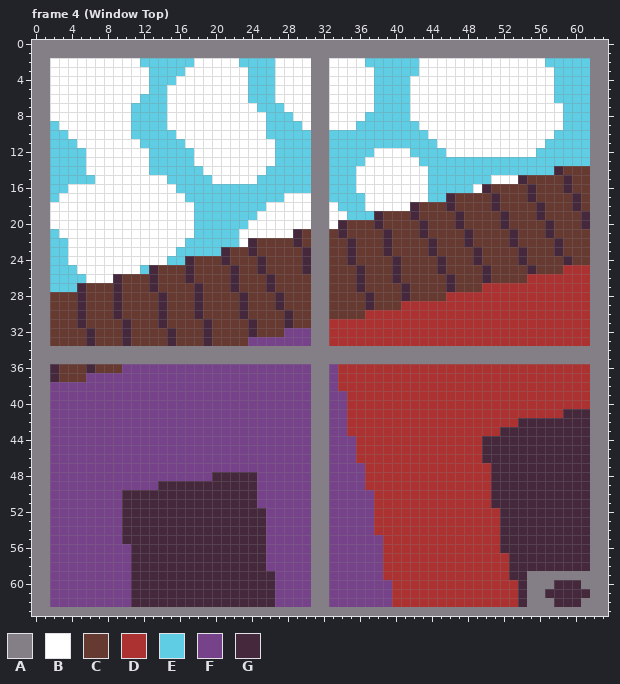
A pixel-art file gets an edit: gfx/objects.aseprite. The picture above is the old version.
64x64 pixels, 5 frames. Colours within 5 levels of each other are drawn and written as one. Shown: frame 4 (Window Top). The commit also changed other frames, which this record leaves out.
Palette (. is transparent): A #847e87  B #ffffff  C #663931  D #ac3232  E #5fcde4  F #76428a  G #45283c
And afterwards:
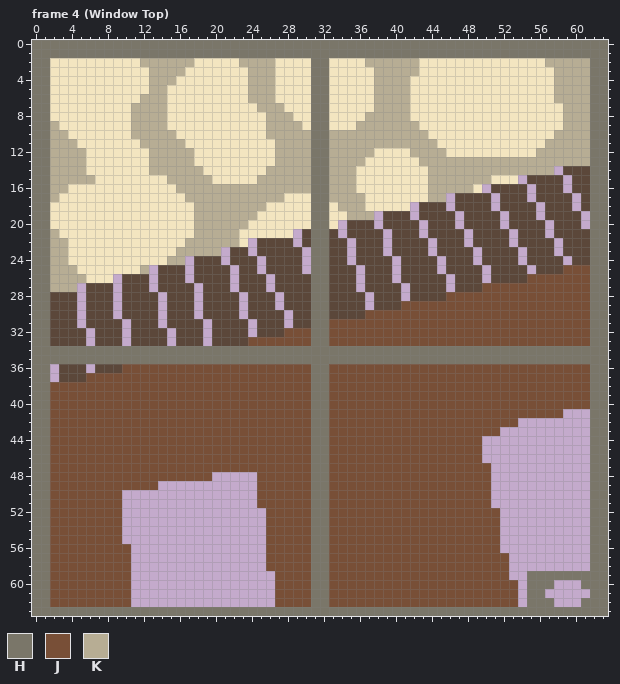
Colours new in this view: H #7a7669  J #784f37  K #b7ad94
What changed:
colour B: #ffffff -> #f3e5c0
colour C: #663931 -> #5b473a
Changed rows in their new state; - is a pixel that keeps its letter.
Frame 4 (Window Top):
first column x 0:
 0 HHHHHHHHHHHHHHHHHHHHHHHHHHHHHHHHHHHHHHHHHHHHHHHHHHHHHHHHHHHHHHHH
 1 HHHHHHHHHHHHHHHHHHHHHHHHHHHHHHHHHHHHHHHHHHHHHHHHHHHHHHHHHHHHHHHH
 2 HH----------KKKKKK-----KKKK----HH----KKKKKK--------------KKKKKHH
 3 HH-----------KKKK-------KKK----HH-----KKKKK---------------KKKKHH
 4 HH-----------KKK--------KKK----HH-----KKKK----------------KKKKHH
 5 HH-----------KK---------KKK----HH-----KKKK----------------KKKKHH
 6 HH----------KKK---------KKK----HH-----KKKK----------------KKKKHH
 7 HH---------KKKK----------KKK---HH-----KKKK-----------------KKKHH
 8 HH---------KKKK-----------KKK--HH----KKKKK-----------------KKKHH
 9 HHK--------KKKK-----------KKKK-HH---KKKKKKK----------------KKKHH
10 HHKK-------KKKKK----------KKKKKHHKKKKKKKKKKK--------------KKKKHH
11 HHKKK-------KKKKK----------KKKKHHKKKKKKKKKKKK------------KKKKKHH
12 HHKKKK-------KKKKK---------KKKKHHKKKKK----KKKK----------KKKKKKHH
13 HHKKKK-------KKKKK---------KKKKHHKKKK------KKKKKKKKKKKKKKKKKKKHH
14 HHKKKK-------KKKKKK-------KKKKKHHKKK--------KKKKKKKKKKKKKK.---HH
15 HHKKKKK--------KKKKK-----KKKKKKHHKKK--------KKKKKKK---.----.--HH
16 HHKK------------KKKKKKKKKKKKKKKHHKKK--------KKKKK-.----.---.--HH
17 HHK--------------KKKKKKKKKKK---HHKKKK-------KK.----.---.----.-HH
18 HH----------------KKKKKKKK-----HH-KKK-----.---.----.----.---.-HH
19 HH----------------KKKKKKK------HH--KKK.---.----.----.---.----.HH
20 HH----------------KKKKKK-------HH-.---.----.---.----.----.---.HH
21 HHK---------------KKKKK------.-HH-.----.---.----.----.---.----HH
22 HHKK-------------KKKKKK-.----.-HH--.---.----.---.----.----.---HH
23 HHKK------------KKKKK.--.-----.HH--.---.----.----.----.---.---HH
24 HHKK-----------KK.---.---.----.HH--.----.----.---.----.----.--HH
25 HHKKK-------K.---.----.--.----.HH---.---.----.----.----.---JJJHH
26 HHKKKK---.---.---.----.---.----HH---.---.-----.---.----JJJJJJJHH
27 HHKKK.---.---.----.---.---.----HH---.----.----.---JJJJJJJJJJJJHH
28 HH---.---.----.---.----.---.---HH----.---.----JJJJJJJJJJJJJJJJHH
29 HH---.---.----.---.----.---.---HH----.---JJJJJJJJJJJJJJJJJJJJJHH
30 HH---.---.----.---.----.----.--HH----JJJJJJJJJJJJJJJJJJJJJJJJJHH
31 HH---.----.---.----.----.---.--HHJJJJJJJJJJJJJJJJJJJJJJJJJJJJJHH
32 HH----.---.----.---.----.---JJJHHJJJJJJJJJJJJJJJJJJJJJJJJJJJJJHH
33 HH----.---.----.---.----JJJJJJJHHJJJJJJJJJJJJJJJJJJJJJJJJJJJJJHH
34 HHHHHHHHHHHHHHHHHHHHHHHHHHHHHHHHHHHHHHHHHHHHHHHHHHHHHHHHHHHHHHHH
35 HHHHHHHHHHHHHHHHHHHHHHHHHHHHHHHHHHHHHHHHHHHHHHHHHHHHHHHHHHHHHHHH
36 HH.---.---JJJJJJJJJJJJJJJJJJJJJHHJJJJJJJJJJJJJJJJJJJJJJJJJJJJJHH
37 HH.---JJJJJJJJJJJJJJJJJJJJJJJJJHHJJJJJJJJJJJJJJJJJJJJJJJJJJJJJHH
38 HHJJJJJJJJJJJJJJJJJJJJJJJJJJJJJHHJJJJJJJJJJJJJJJJJJJJJJJJJJJJJHH
39 HHJJJJJJJJJJJJJJJJJJJJJJJJJJJJJHHJJJJJJJJJJJJJJJJJJJJJJJJJJJJJHH
40 HHJJJJJJJJJJJJJJJJJJJJJJJJJJJJJHHJJJJJJJJJJJJJJJJJJJJJJJJJJJJJHH
41 HHJJJJJJJJJJJJJJJJJJJJJJJJJJJJJHHJJJJJJJJJJJJJJJJJJJJJJJJJJ...HH
42 HHJJJJJJJJJJJJJJJJJJJJJJJJJJJJJHHJJJJJJJJJJJJJJJJJJJJJ........HH
43 HHJJJJJJJJJJJJJJJJJJJJJJJJJJJJJHHJJJJJJJJJJJJJJJJJJJ..........HH
44 HHJJJJJJJJJJJJJJJJJJJJJJJJJJJJJHHJJJJJJJJJJJJJJJJJ............HH
45 HHJJJJJJJJJJJJJJJJJJJJJJJJJJJJJHHJJJJJJJJJJJJJJJJJ............HH
46 HHJJJJJJJJJJJJJJJJJJJJJJJJJJJJJHHJJJJJJJJJJJJJJJJJ............HH
47 HHJJJJJJJJJJJJJJJJJJJJJJJJJJJJJHHJJJJJJJJJJJJJJJJJJ...........HH
48 HHJJJJJJJJJJJJJJJJJJ.....JJJJJJHHJJJJJJJJJJJJJJJJJJ...........HH
49 HHJJJJJJJJJJJJ...........JJJJJJHHJJJJJJJJJJJJJJJJJJ...........HH
50 HHJJJJJJJJ...............JJJJJJHHJJJJJJJJJJJJJJJJJJ...........HH
51 HHJJJJJJJJ...............JJJJJJHHJJJJJJJJJJJJJJJJJJ...........HH
52 HHJJJJJJJJ................JJJJJHHJJJJJJJJJJJJJJJJJJJ..........HH
53 HHJJJJJJJJ................JJJJJHHJJJJJJJJJJJJJJJJJJJ..........HH
54 HHJJJJJJJJ................JJJJJHHJJJJJJJJJJJJJJJJJJJ..........HH
55 HHJJJJJJJJ................JJJJJHHJJJJJJJJJJJJJJJJJJJ..........HH
56 HHJJJJJJJJJ...............JJJJJHHJJJJJJJJJJJJJJJJJJJ..........HH
57 HHJJJJJJJJJ...............JJJJJHHJJJJJJJJJJJJJJJJJJJJ.........HH
58 HHJJJJJJJJJ...............JJJJJHHJJJJJJJJJJJJJJJJJJJJ.........HH
59 HHJJJJJJJJJ................JJJJHHJJJJJJJJJJJJJJJJJJJJ..HHHHHHHHH
60 HHJJJJJJJJJ................JJJJHHJJJJJJJJJJJJJJJJJJJJJ.HHH...HHH
61 HHJJJJJJJJJ................JJJJHHJJJJJJJJJJJJJJJJJJJJJ.HH.....HH
62 HHJJJJJJJJJ................JJJJHHJJJJJJJJJJJJJJJJJJJJJ.HHH...HHH
63 HHHHHHHHHHHHHHHHHHHHHHHHHHHHHHHHHHHHHHHHHHHHHHHHHHHHHHHHHHHHHHHH
Where, in picture pixels (left, top, right, bottom), the same in both pictures:
changed: (32, 40, 608, 616)
